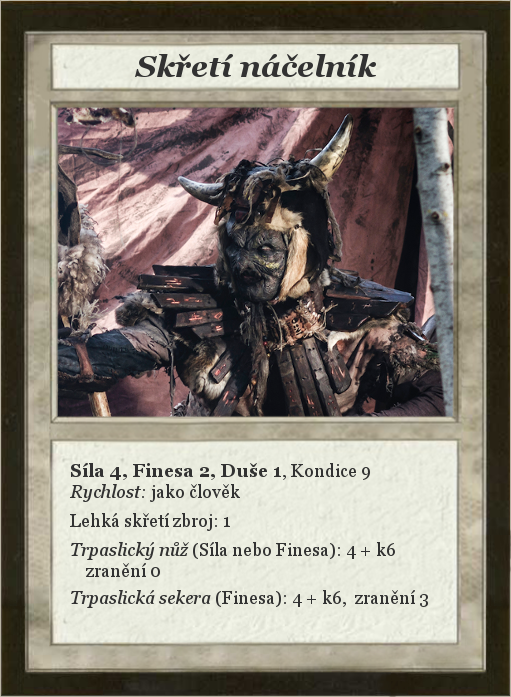
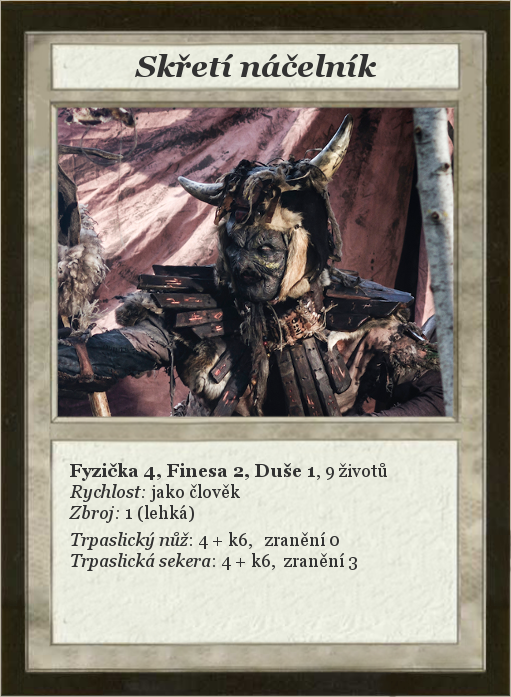
Layered file, before and after one edit (w=511, h=697). Changes by layer:
renamed "Síla 4, Finesa 2, Duše 1, Kond..." to "Fyzička 4, Finesa 2, Duše 1, 9...", painted on it over [69, 463, 428, 608]
